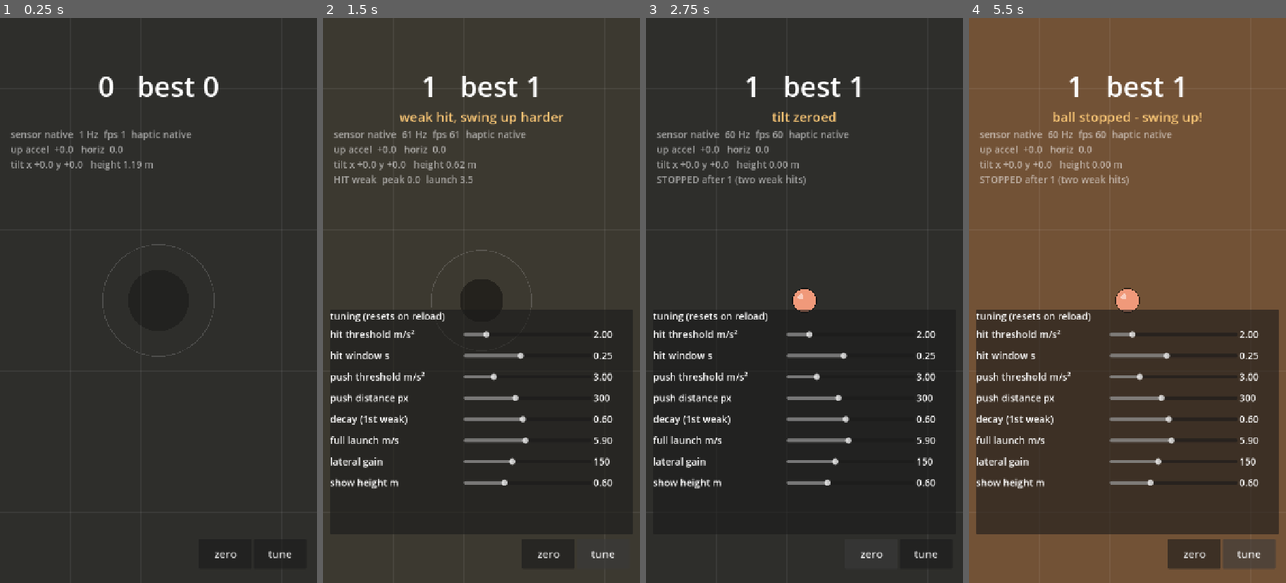
Above: before the commit, frames 1-4 (left to right).
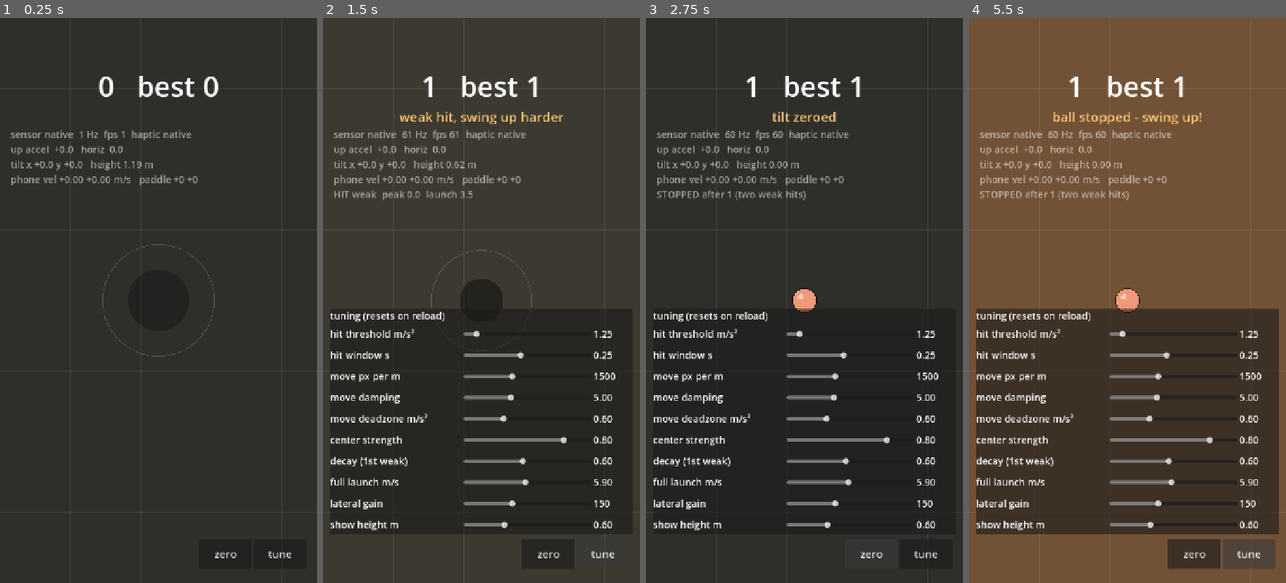
Above: after the commit, the same moments.

Repository: Xionday/Papapa
Game: Godot game, scene res://scenes/main.tscn
The game is run twice, just before and just after one commit, with the same random seed, the same clock (stepped at 60 frames per second) and the same inputs.
Inputs:
- Up to frame 1 (0.25 s): no input
- Up to frame 2 (1.5 s): click "zero" at 0.5 s; click "tune" at 1.25 s
- Up to frame 3 (2.75 s): click "zero" at 2 s
- Up to frame 4 (5.5 s): click "tune" at 2.75 s; click "zero" at 3.5 s; click "tune" at 4.25 s

The runs differ from the first frame. In frame 1, 0.3% of the frame differs, in the area x 3-63%, y 27-30%; in frame 2, 4.2%; in frame 3, 4.3%; in frame 4, 4.4%, in the area x 2-98%, y 27-91%.

Commit message:
手機位移（衝量版）＋球自動回中；hit threshold 1.25
- 水平加速度 → 積分成手機速度 → 阻尼 5/s 衰減 → 乘 1500 px/m 移動拍面；死區 0.6 m/s²
- 每次拍起，球在這次飛行中往螢幕中心回 80%（center_strength）
- 移除離散的 push，tune 面板改成 move/center 四個參數
- hit_threshold 預設 1.25（依實測）

Co-Authored-By: Claude Fable 5.1 <noreply@anthropic.com>
Claude-Session: https://claude.ai/code/session_01M2isnyCwhhtueNisXY1RbR

Diff:
--- a/scripts/game.gd
+++ b/scripts/game.gd
@@ -9,13 +9,15 @@
 signal pushed(dir: Vector2)
 
 ## ---- 可調參數（HUD 的滑桿會改這些）----
-@export var hit_threshold: float = 2.0      ## m/s²，接球瞬間附近要有這麼大的向上加速度才算「有用力」（靜止噪音約 0.8）
+@export var hit_threshold: float = 1.25     ## m/s²，接球瞬間附近要有這麼大的向上加速度才算「有用力」（靜止噪音約 0.8）
 @export var hit_window: float = 0.25        ## s，往回看多久
-@export var push_enabled: bool = false      ## 推動暫時關閉：球先限制在螢幕內
-@export var push_threshold: float = 3.0     ## m/s²，水平加速度超過就算「推一下」
+## 手機位移（衝量版）：水平加速度積分成速度、再強力阻尼，位移 = 速度 × px_per_m
+@export var move_enabled: bool = true
+@export var move_deadzone: float = 0.6      ## m/s²，低於這個的水平加速度視為噪音
+@export var move_damping: float = 5.0       ## 1/s，速度衰減；越大「推一下」越短促
+@export var px_per_m: float = 1500.0        ## 手機移 10 cm ≈ 畫面移 150 px
+@export var center_strength: float = 0.8    ## 每次拍起，球在飛行中回到螢幕中心的比例（0 = 不回中）
 @export var edge_margin: float = 40.0       ## px，球離螢幕邊緣最少保留
-@export var push_distance: float = 300.0    ## px，推一下球拍在世界裡移動多遠
-@export var push_cooldown: float = 0.35     ## s
 @export var decay: float = 0.6              ## 第一次沒用力：下一次起跳速度 = 上次 × decay
 @export var max_weak: int = 2               ## 連續幾次沒用力，球就停在拍面上
 @export var full_launch: float = 5.9        ## m/s，用力時的起跳速度（約 1.2 秒滯空）
@@ -30,14 +32,13 @@
 var v_lat: Vector2 = Vector2.ZERO           ## px/s
 var last_launch: float = 0.0
 var paddle_pos: Vector2 = Vector2.ZERO      ## 球拍（螢幕中心）在世界裡的位置
-var _paddle_target: Vector2 = Vector2.ZERO
+var phone_vel: Vector2 = Vector2.ZERO       ## 估計的手機水平速度 m/s（螢幕座標）
 var streak: int = 0
 var best: int = 0
 var weak_count: int = 0                     ## 連續弱擊次數，強擊歸零
 var ball_stopped: bool = false              ## 球停在拍面上（dead 期間仍畫出球）
 var state: String = "serve"                 ## serve | air | dead
 var _dead_timer: float = 0.0
-var _push_timer: float = 0.0
 var _flash: float = 0.0
 var _flash_color: Color = Color.WHITE
 
@@ -98,9 +99,8 @@
 
 
 func _process(delta: float) -> void:
-	_push_timer = max(0.0, _push_timer - delta)
 	_flash = max(0.0, _flash - delta * 3.0)
-	paddle_pos = paddle_pos.lerp(_paddle_target, 1.0 - exp(-12.0 * delta))
+	_step_move(delta)
 
 	match state:
 		"air":
@@ -112,18 +112,28 @@
 	queue_redraw()
 
 
+## 手機位移：不是真的追蹤位置，是把「推一下」的衝量變成短暫的速度
+func _step_move(delta: float) -> void:
+	if not move_enabled:
+		return
+	var a := horiz_accel
+	if a.length() < move_deadzone:
+		a = Vector2.ZERO
+	phone_vel += a * delta
+	phone_vel *= exp(-move_damping * delta)
+	if phone_vel.length() < 0.005:
+		phone_vel = Vector2.ZERO
+	var step := phone_vel * px_per_m * delta
+	if step != Vector2.ZERO:
+		paddle_pos += step
+		pushed.emit(step)
+
+
 func _step_air(delta: float) -> void:
 	ball_h += v_up * delta
 	v_up -= gravity_m * delta
 	ball_pos += v_lat * delta
 	_clamp_to_screen()
-
-	## 推一下：球在空中、水平加速度夠大、冷卻結束
-	if push_enabled and ball_h > 0.15 and _push_timer <= 0.0 and horiz_accel.length() >= push_threshold:
-		var dir := horiz_accel.normalized()
-		_paddle_target += dir * push_distance
-		_push_timer = push_cooldown
-		pushed.emit(dir)
 
 	if ball_h <= 0.0 and v_up < 0.0:
 		ball_h = 0.0
@@ -151,6 +161,9 @@
 				last_launch = last_launch * decay
 			v_up = last_launch
 			v_lat = tilt * lateral_gain
+			## 回中：這次飛行結束時，球要回到螢幕中心 center_strength 的距離
+			var flight_t: float = 2.0 * v_up / gravity_m
+			v_lat += (paddle_pos - ball_pos) * center_strength / flight_t
 			streak += 1
 			best = max(best, streak)
 			_flash = 1.0
--- a/scripts/hud.gd
+++ b/scripts/hud.gd
@@ -15,8 +15,10 @@
 const PARAMS := [
 	["hit threshold m/s²", "hit_threshold", 0.5, 10.0, 0.25],
 	["hit window s", "hit_window", 0.05, 0.5, 0.01],
-	["push threshold m/s²", "push_threshold", 1.0, 10.0, 0.5],
-	["push distance px", "push_distance", 100.0, 600.0, 10.0],
+	["move px per m", "px_per_m", 0.0, 4000.0, 100.0],
+	["move damping", "move_damping", 1.0, 12.0, 0.5],
+	["move deadzone m/s²", "move_deadzone", 0.0, 2.0, 0.1],
+	["center strength", "center_strength", 0.0, 1.0, 0.05],
 	["decay (1st weak)", "decay", 0.3, 0.95, 0.05],
 	["full launch m/s", "full_launch", 3.0, 9.0, 0.1],
 	["lateral gain", "lateral_gain", 0.0, 400.0, 10.0],
@@ -26,6 +28,7 @@
 var _value_labels: Dictionary = {}
 var _msg_timer: float = 0.0
 var _last_event: String = ""
+var _last_move: Vector2 = Vector2.ZERO
 
 
 func _ready() -> void:
@@ -87,8 +90,8 @@
 	_show_msg("missed  (%d)" % streak)
 
 
-func _on_pushed(dir: Vector2) -> void:
-	_last_event = "PUSH (%+.1f, %+.1f)" % [dir.x, dir.y]
+func _on_pushed(step: Vector2) -> void:
+	_last_move = step
 
 
 func _show_msg(t: String) -> void:
@@ -105,5 +108,6 @@
 		"sensor %s  %d Hz  fps %d  haptic %s" % [_sensor.status, _sensor.hz, Engine.get_frames_per_second(), _sensor.haptic_mode],
 		"up accel %+5.1f   horiz %4.1f" % [_game.up_accel, _game.horiz_accel.length()],
 		"tilt x %+4.1f y %+4.1f   height %.2f m" % [_game.tilt.x, _game.tilt.y, _game.ball_h],
+		"phone vel %+.2f %+.2f m/s   paddle %+.0f %+.0f" % [_game.phone_vel.x, _game.phone_vel.y, _game.paddle_pos.x, _game.paddle_pos.y],
 		_last_event,
 	])
